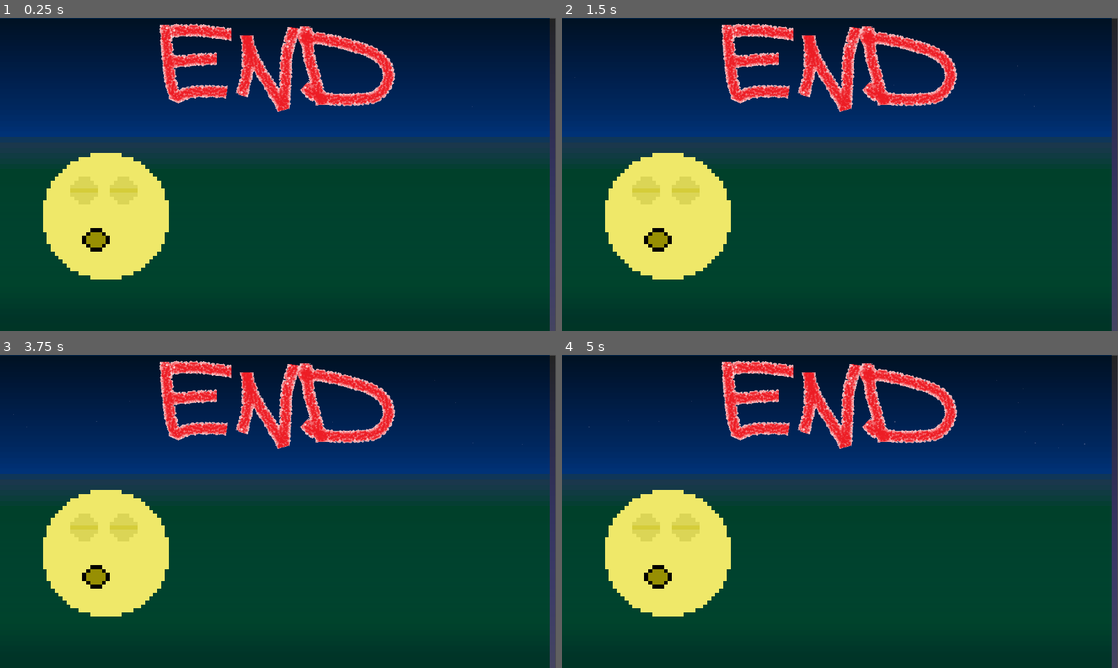
Above: before the commit, frames 1-4 (two rows, left to right).
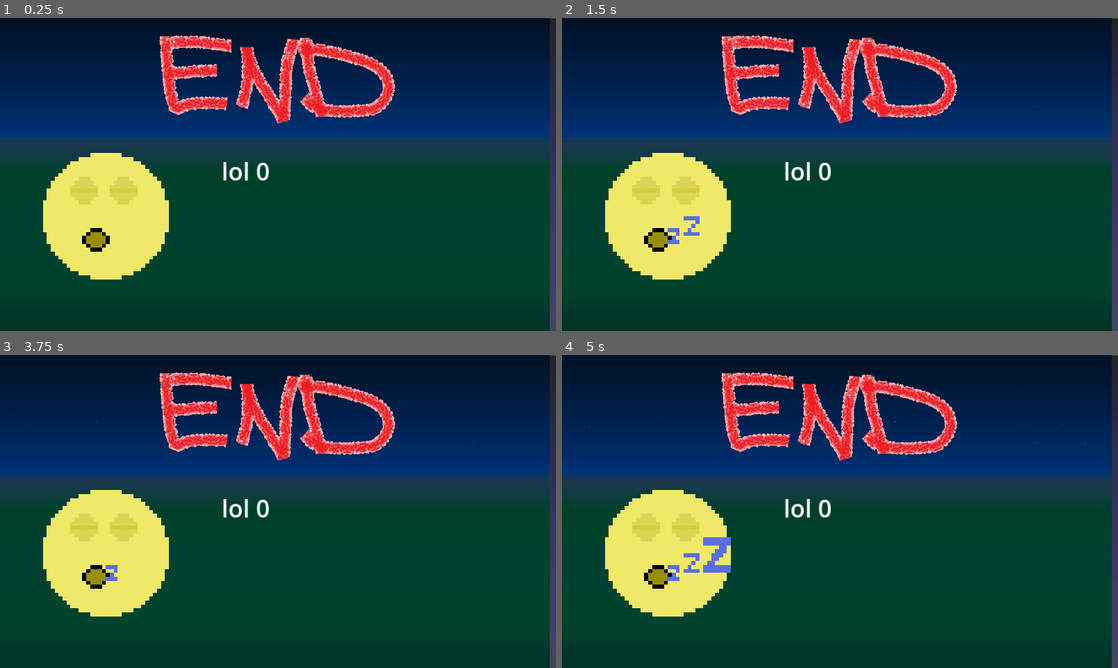
Above: after the commit, the same moments.

Repository: Glow-Project/gwj-55
Game: Godot game, scene res://game_over.tscn
Same seed, same stepped clock (60 frames per second), same inputs: the game is played once before the commit and once after it. This scene is started directly instead of the project's main scene.
Inputs (mouse positions are in pixels of both pictures, inside the frame that each line leads up to):
- Up to frame 1 (0.25 s): no input
- Up to frame 2 (1.5 s): tap Enter at 0.5 s; move the mouse to (962, 158) at 0.52 s; move the mouse to (728, 190) at 1.27 s
- Up to frame 3 (3.75 s): tap Space at 2 s; move the mouse to (333, 442) at 2.02 s; move the mouse to (250, 574) at 2.77 s; tap Enter at 3.5 s; move the mouse to (444, 558) at 3.52 s
- Up to frame 4 (5 s): move the mouse to (673, 464) at 4.27 s

The runs differ from the first frame. In frame 1, 7.1% of the frame differs, in the area x 28-100%, y 0-84%; in frame 2, 7.3%; in frame 3, 7.2%; in frame 4, 7.7%, in the area x 19-100%, y 0-84%.
Error before the commit: Invalid access to property or key 'Tacho' on a base object of type 'Window'. (res://GameOver.gd:18)

Commit message:
game over: use parameters from globals

Diff:
--- a/GameOver.gd
+++ b/GameOver.gd
@@ -1,5 +1,5 @@
 extends Node2D
-
+class_name GameOver
 
 var descriptions = {
 	"asleep": {
@@ -12,14 +12,21 @@
 	},
 }
 
+var win_sound = preload("res://win_musicbox.mp3")
+var loose_sound = preload("res://loose_sound.mp3")
+var alternate_win_sound = preload("res://alarm_clock_eriklindmanmata.mp3")
+
 # Called when the node enters the scene tree for the first time.
 func _ready():
-	var end = "asleep"
-	if sign(get_parent().Tacho.score) == -1:
-		end = "fully_wake"
-	$Emoji.play(end)
+	print_debug(Globals.animation)
+	$Emoji.play(Globals.animation)
+	$Description.text = Globals.description % abs(Globals.score)
 
-	if abs(get_parent().Tacho.score) >= get_parent().Tacho.total:
-		$Description.text = descriptions[end]["won"] % get_parent().Tacho.score
+	if Globals.animation == "asleep":
+		$Sound.stream = win_sound
+	elif Globals.animation == "fully_awake":
+		$Sound.stream = loose_sound
 	else:
-		$Description.text = descriptions[end]["lost"] % get_parent().Tacho.score
+		$Sound.stream = alternate_win_sound
+
+	$Sound.play()
--- a/game_over.tscn
+++ b/game_over.tscn
@@ -11,16 +11,22 @@
 [sub_resource type="GradientTexture1D" id="GradientTexture1D_2mypu"]
 gradient = SubResource("Gradient_v0v85")
 
+[sub_resource type="SystemFont" id="SystemFont_s4aic"]
+font_names = PackedStringArray("Arial")
+
+[sub_resource type="Theme" id="Theme_wptcf"]
+default_font = SubResource("SystemFont_s4aic")
+
 [node name="GameOver" type="Node2D"]
 script = ExtResource("1_0ofdg")
 
 [node name="Background" parent="." instance=ExtResource("2_yy1d4")]
 
 [node name="TextureRect" type="TextureRect" parent="."]
-offset_left = 1150.0
+offset_left = 1173.0
 offset_top = 1.0
-offset_right = 1797.0
-offset_bottom = 1153.0
+offset_right = 1820.0
+offset_bottom = 1176.0
 rotation = 1.5708
 texture = SubResource("GradientTexture1D_2mypu")
 
@@ -29,15 +35,20 @@
 position = Vector2(219.5, 410.5)
 scale = Vector2(8.15625, 8.15625)
 sprite_frames = ExtResource("3_6c8rg")
-animation = &"asleep"
+animation = &"half_sleeping"
 
 [node name="Description" type="RichTextLabel" parent="."]
 offset_left = 459.0
 offset_top = 282.0
 offset_right = 1080.0
 offset_bottom = 546.0
+theme = SubResource("Theme_wptcf")
 theme_override_font_sizes/normal_font_size = 50
+text = "FATALITY! You're sleepwalking like a zombie...mentaly wasted. You only got %d sheeps."
 
 [node name="Sprite2D" type="Sprite2D" parent="."]
-position = Vector2(577, 103)
+position = Vector2(577, 127)
 texture = ExtResource("4_6qhtu")
+
+[node name="Sound" type="AudioStreamPlayer2D" parent="."]
+bus = &"GameOverFX"
Not shown: 1 places in game_over.tscn that only renumber resources
